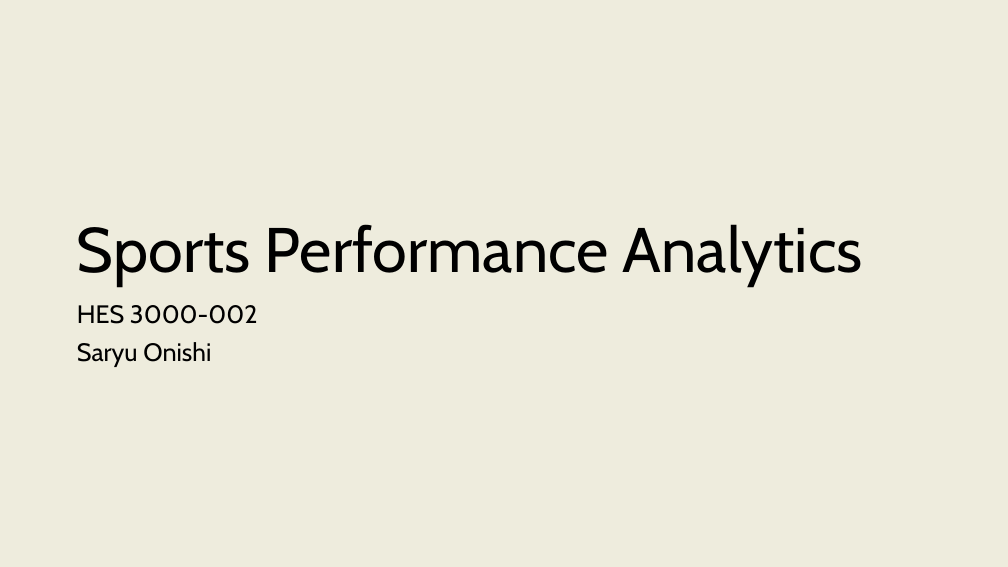
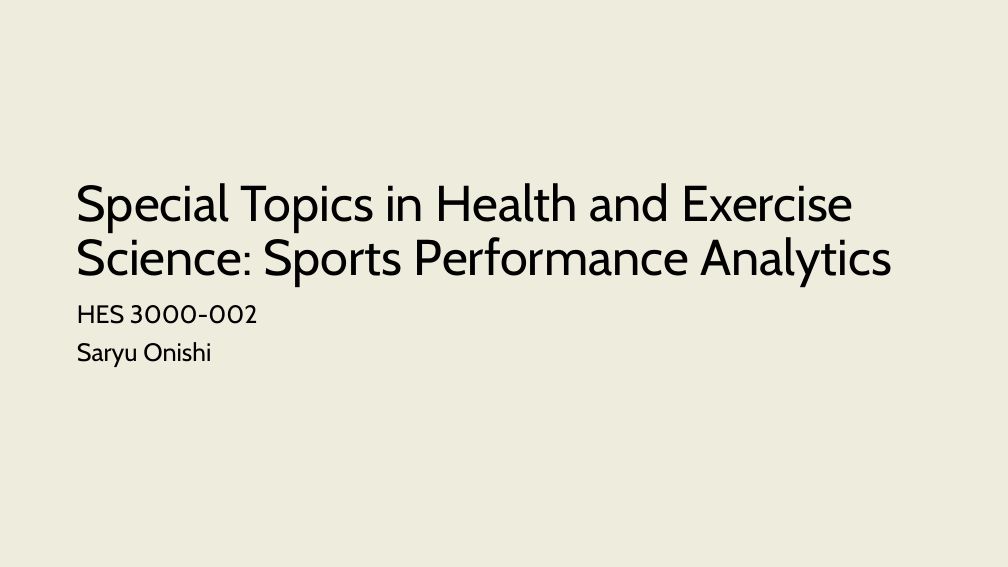
Before and after one commit to onishisaryu/HES-3000-Sports-Data-Analytics, a slide deck: slide 1 of pptx/Lecture0.pptx. Drawn at 1008x567 pixels with LibreOffice and Linux fonts; fonts in the diff are those of the drawing. Boxes give left, top, right and bottom in pixels: in the first picture for what was removed or moved away, otherwise in the second. Text is boxed around its words. In the diff, an @@ line names an element or a change of style, - is before the commit and + after.

```diff
--- a/pptx/Lecture0.pptx
+++ b/pptx/Lecture0.pptx
@@ title at box(77, 183, 892, 286): text changed; size 60 to 48 pt @@
-Sports Performance Analytics
+Special Topics in Health and Exercise Science: Sports Performance Analytics
```
Also in this commit, not shown: 8 other slides changed, 5 slides added, 4 slides removed.
